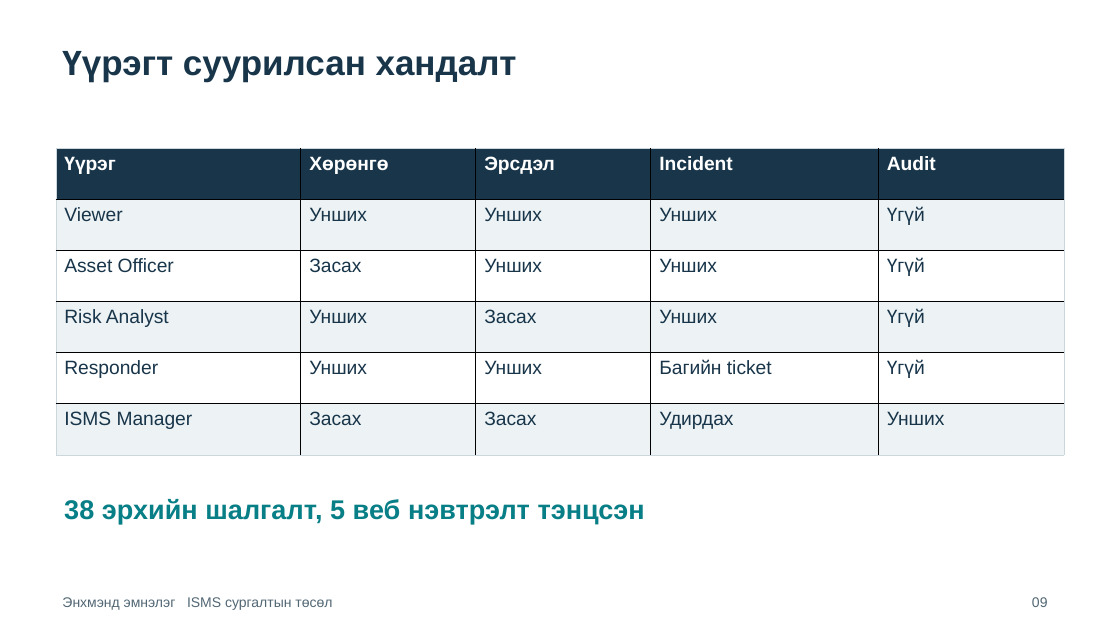
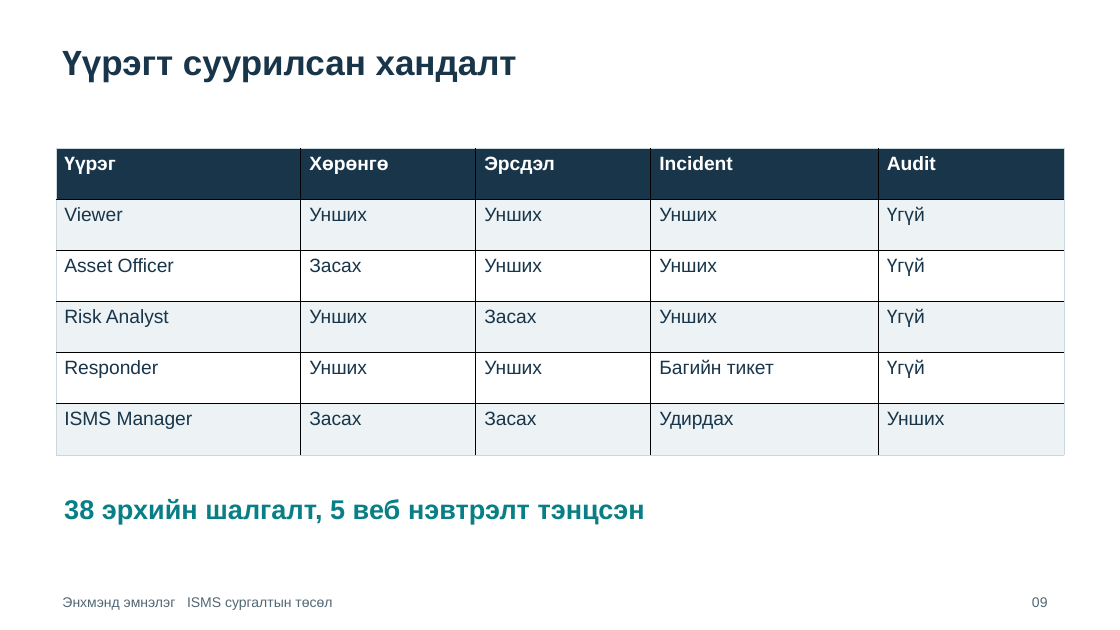
Before and after one commit to MfKero/enkhmend_isms, a slide deck: slide 9 of deliverables/Enkhmend-ISMS-Presentation.pptx. Drawn at 1120x630 pixels with LibreOffice and Linux fonts; fonts in the diff are those of the drawing. Boxes give left, top, right and bottom in pixels: in the first picture for what was removed or moved away, otherwise in the second. Text is boxed around its words. In the diff, an @@ line names an element or a change of style, - is before the commit and + after.

```diff
--- a/deliverables/Enkhmend-ISMS-Presentation.pptx
+++ b/deliverables/Enkhmend-ISMS-Presentation.pptx
@@ table at (56, 149, 1065, 455) @@
-row 5, column 4: Багийн ticket
+row 5, column 4: Багийн тикет
```
Also in this commit, not shown: 10 other slides changed, 29 other files.
